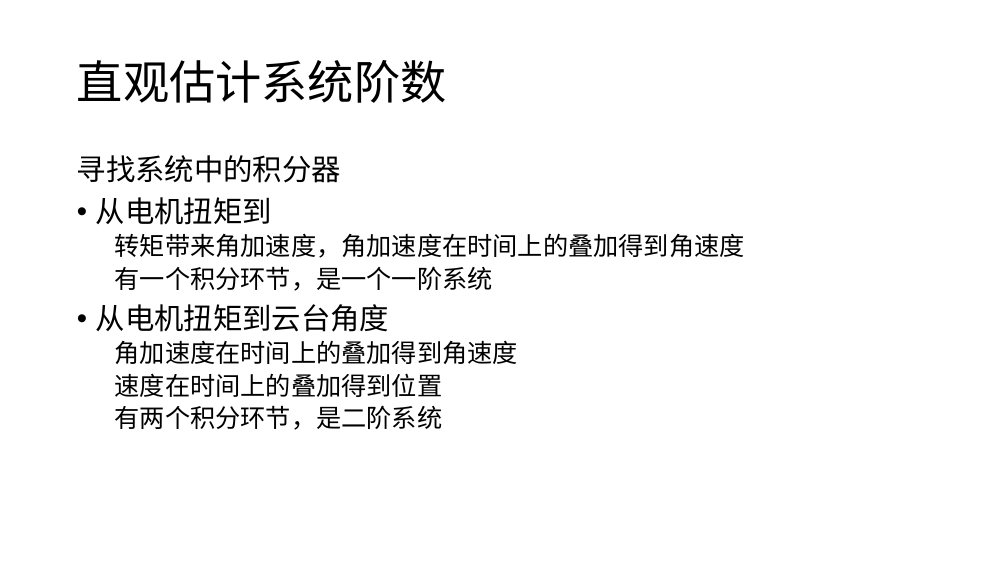
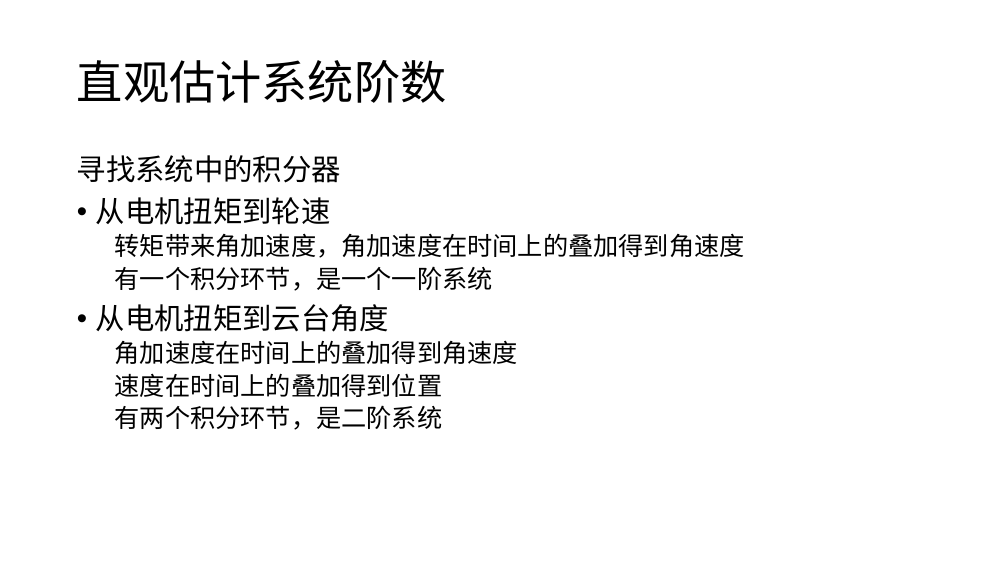
Before and after one commit to JLU-Robomaster-Embedded/embedded_tutorial, a slide deck: slide 22 of 4_控制器设计.pptx (slide 18 before the commit). Drawn at 1008x567 pixels with LibreOffice and Linux fonts; fonts in the diff are those of the drawing. Boxes give left, top, right and bottom in pixels: in the first picture for what was removed or moved away, otherwise in the second. Text is boxed around its words. In the diff, an @@ line names an element or a change of style, - is before the commit and + after.

```diff
--- a/4_控制器设计.pptx
+++ b/4_控制器设计.pptx
@@ text at [96,197,331,225]: text changed @@
-• 从电机扭矩到
+• 从电机扭矩到轮速
```
Also in this commit, not shown: 8 other slides changed, 19 slides added, 6 slides removed.
